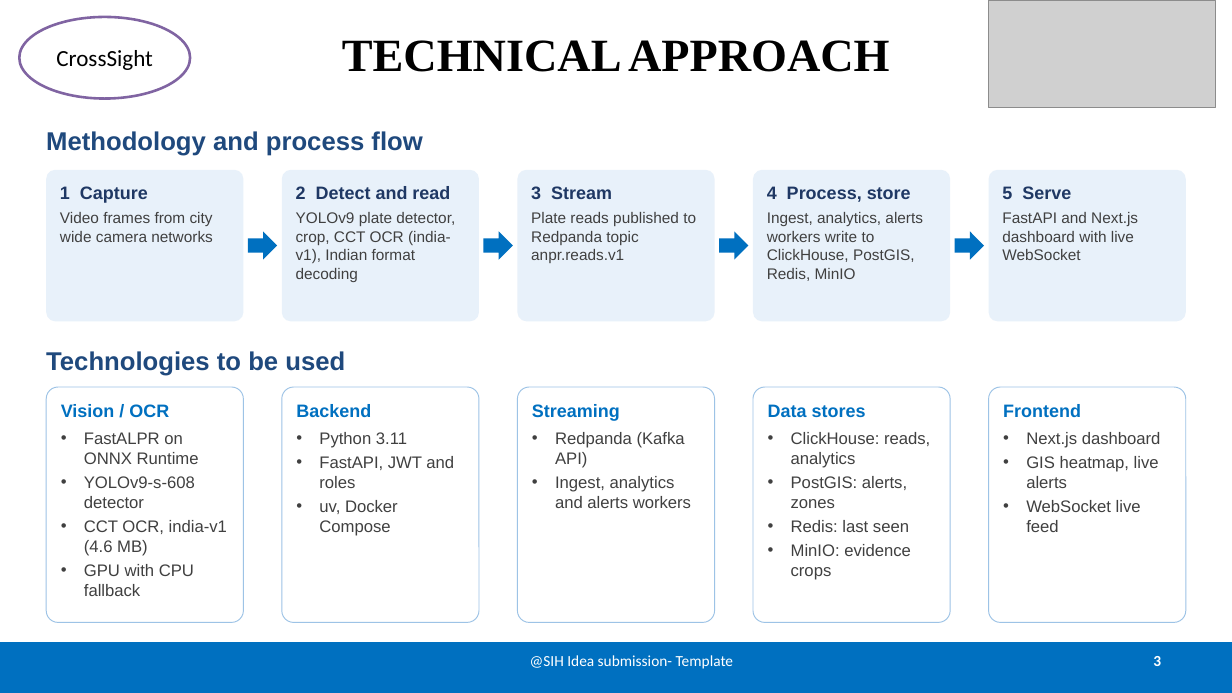
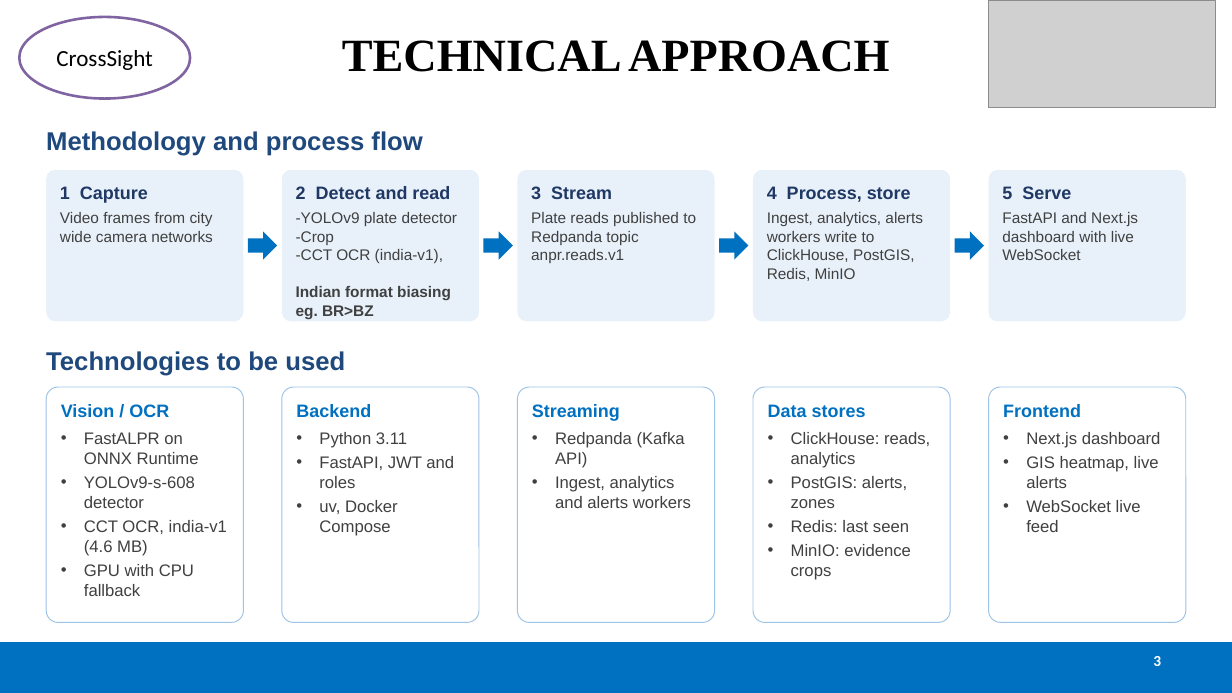
Before and after one commit to couder-04/CrossSight, a slide deck: slide 3 of CrossSight_SIH2026_Idea_PPT.pptx. Drawn at 1232x693 pixels with LibreOffice and Linux fonts; fonts in the diff are those of the drawing; grey boxes stand for pictures. Boxes give left, top, right and bottom in pixels: in the first picture for what was removed or moved away, otherwise in the second. Text is boxed around its words. In the diff, an @@ line names an element or a change of style, - is before the commit and + after.

```diff
--- a/CrossSight_SIH2026_Idea_PPT.pptx
+++ b/CrossSight_SIH2026_Idea_PPT.pptx
@@ text in rounded rectangle at <box>296,212,458,319</box>: text changed @@
-YOLOv9 plate detector, crop, CCT OCR (india-v1), Indian format decoding
+-YOLOv9 plate detector -Crop
+-CCT OCR (india-v1),
+Indian format biasing
+eg. BR>BZ
@@ text removed at <box>530,655,734,669</box> @@
-@SIH Idea submission- Template
```
Also in this commit, not shown: 5 other slides changed.
